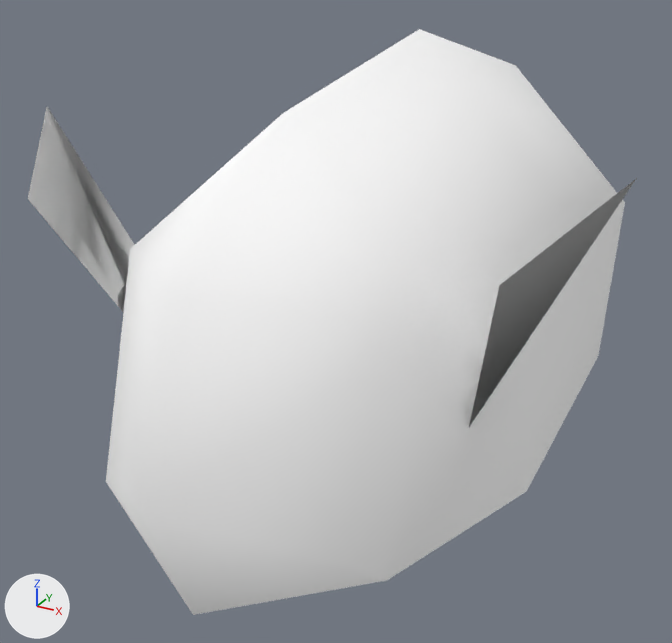
The glTF model public/3d/item/model__item__catch.ofs_61_0/4851fish61.gltf: old version first, new version second.
Camera for both pictures: a 50 mm camera at (0.4, -0.427, 0.402) aimed at (-0.066, 0.422, -0.022). The lights are fixed; the arrows at lower left show +X, +Y and +Z. The picture after the commit comes second.

Objects in the first picture: '4851fish61'.
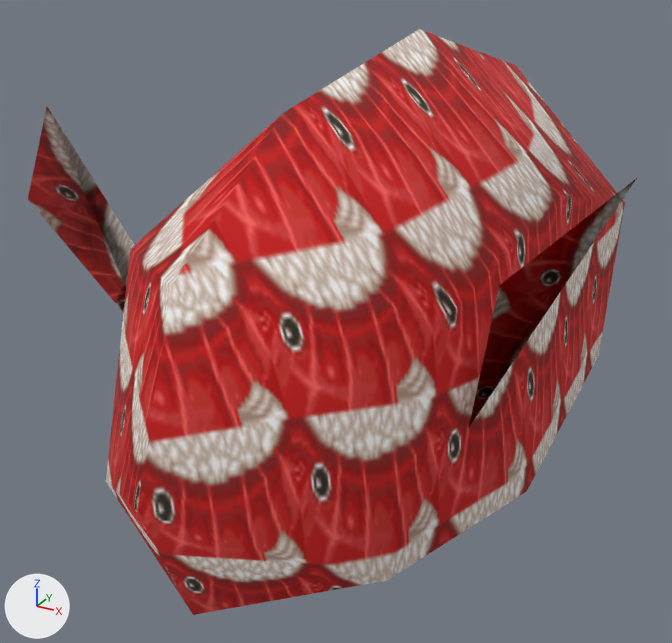
Location of each change, [x1, y1, x2, y2] in pixels of the pictures (672 x 643 px):
'4851fish61', surface changed (white to red)
    both: [28, 29, 637, 615]

The change, as a diff of the scene's bpy script:
```diff
--- a/public/3d/item/model__item__catch.ofs_61_0/4851fish61.gltf.py
+++ b/public/3d/item/model__item__catch.ofs_61_0/4851fish61.gltf.py
@@ img_fish61 @@
+img_fish61 = load_image('fish61', '_unpacked/fish61', 64, 32, 'sRGB')
@@ mat_1___default @@
 mat_1___default = principled_material('1___Default')
-mat_1___default.base_color = (1.0, 1.0, 1.0)  # white #ffffff
+mat_1___default.texture = img_fish61
 mat_1___default.roughness = 1.0
```
